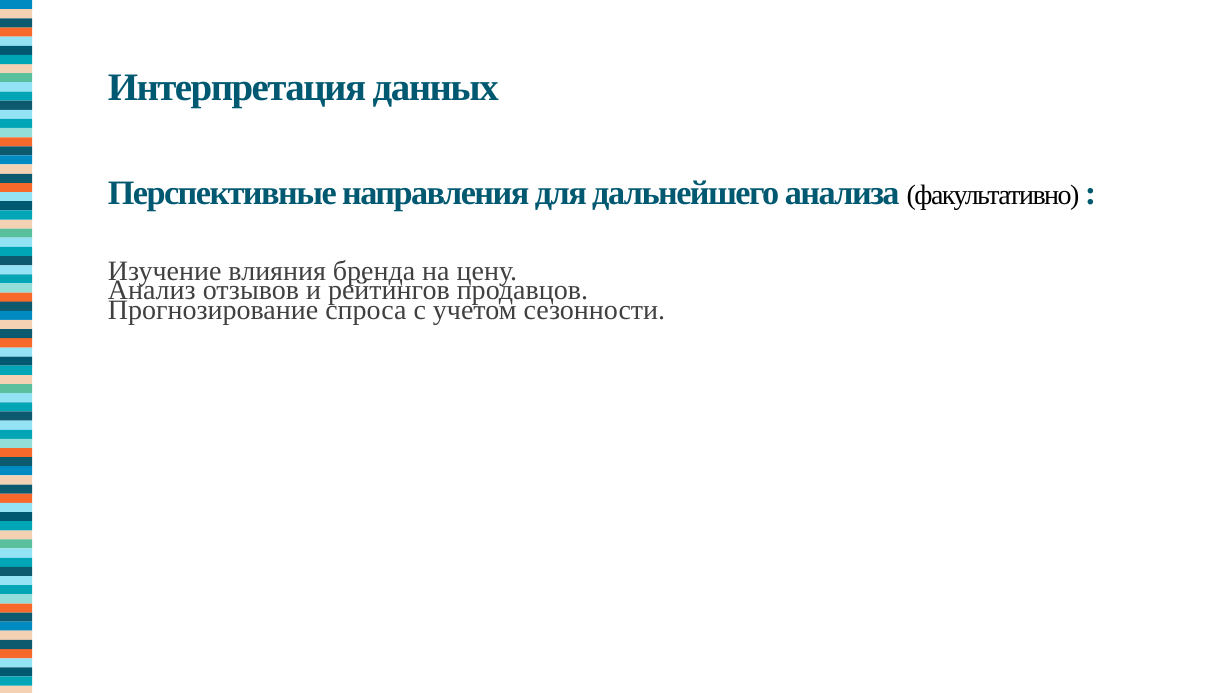
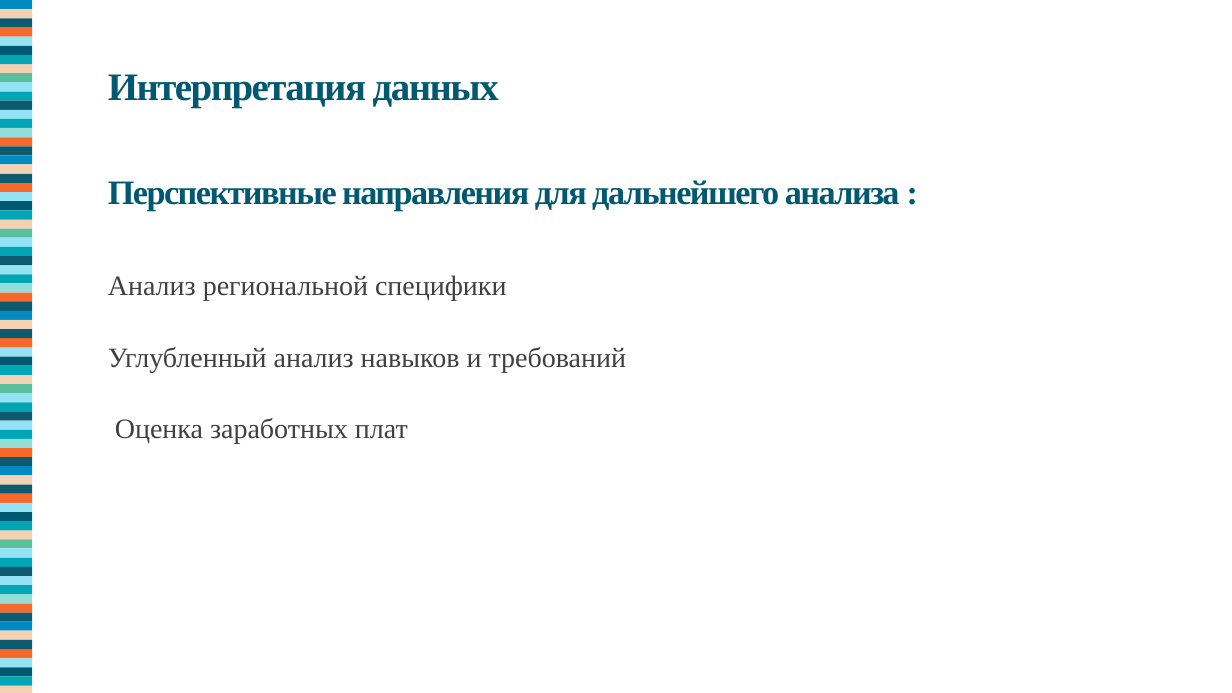
Before and after one commit to Shinnn2374/FinalTaskTGU, a slide deck: slide 11 of finalTasjk/Борисов.pptx (slide 10 before the commit). Drawn at 1232x693 pixels with LibreOffice and Linux fonts; fonts in the diff are those of the drawing. Boxes give left, top, right and bottom in pixels: in the first picture for what was removed or moved away, otherwise in the second. Text is boxed around its words. In the diff, an @@ line names an element or a change of style, - is before the commit and + after.

```diff
--- a/finalTasjk/Борисов.pptx
+++ b/finalTasjk/Борисов.pptx
@@ text at [108, 180, 900, 444]: text changed @@
-Перспективные направления для дальнейшего анализа (факультативно) :
-Изучение влияния бренда на цену.
-Анализ отзывов и рейтингов продавцов.
-Прогнозирование спроса с учетом сезонности.
+Перспективные направления для дальнейшего анализа :
+Анализ региональной специфики
+Углубленный анализ навыков и требований
+Оценка заработных плат
```
Also in this commit, not shown: 9 other slides changed, 2 slides added, 1 slide removed, 4 other files.
